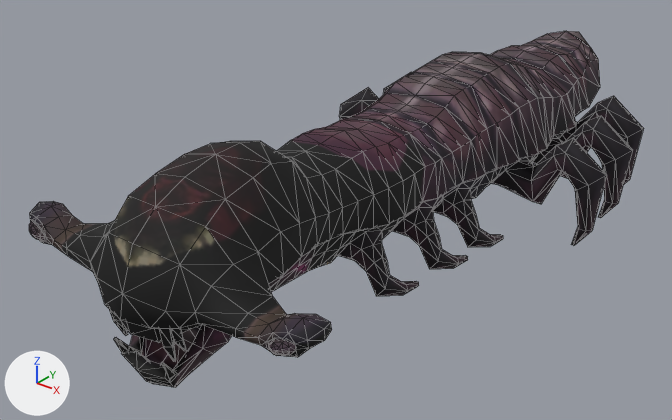
Before and after pictures for a commit that changed the glTF model public/assets/models/Bad_Alien.glb.
One viewpoint serves both versions: a 50 mm camera at (0.521, -0.93, 0.488) aimed at (-0.052, -0.214, 0.044). Every picture has the same lights, and +X, +Y and +Z are marked at lower left. The older version comes first. Mesh edges are drawn as thin lines.
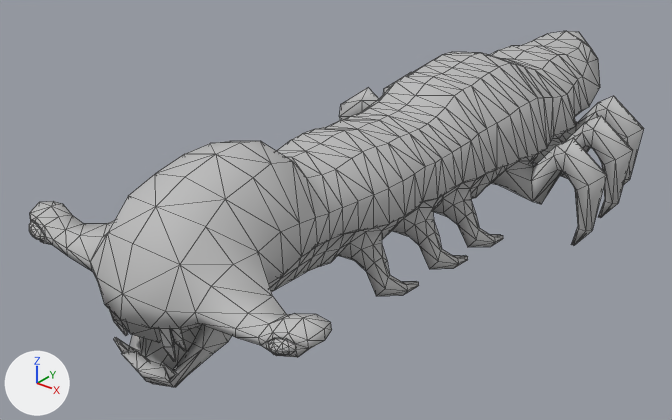
Where the change shows, as pixel boxes (x1, y1, x2, y2) in the pictures (672 x 420 px):
'Mesh_0', surface changed (black to grey)
    both: (29, 31, 644, 387)

What the commit changed:
In material 'Bad_Alien01' (mat_bad_alien01), texture is no longer img_image_0.
In material 'Bad_Alien01' (mat_bad_alien01), base_color is now set to (0.5, 0.5, 0.5), grey #bcbcbc.
